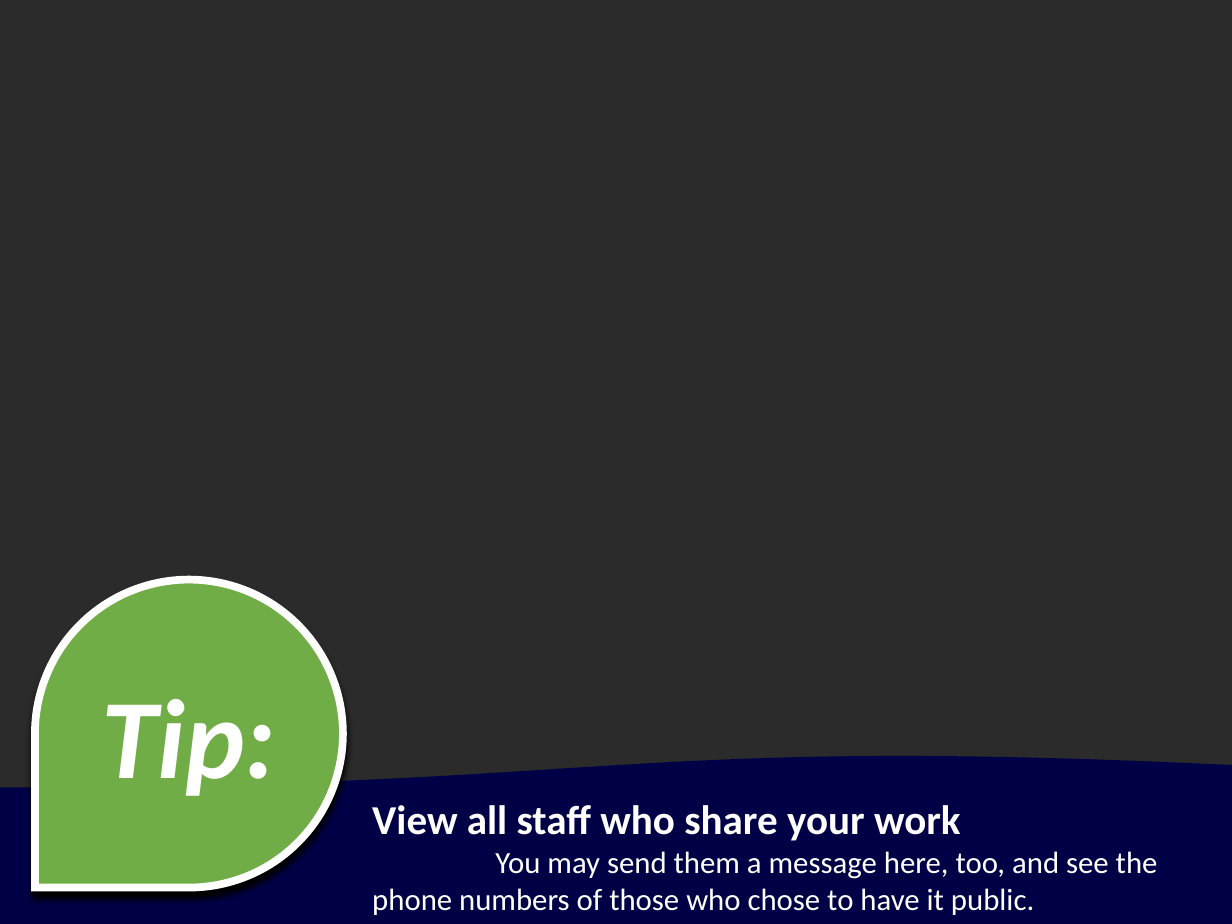
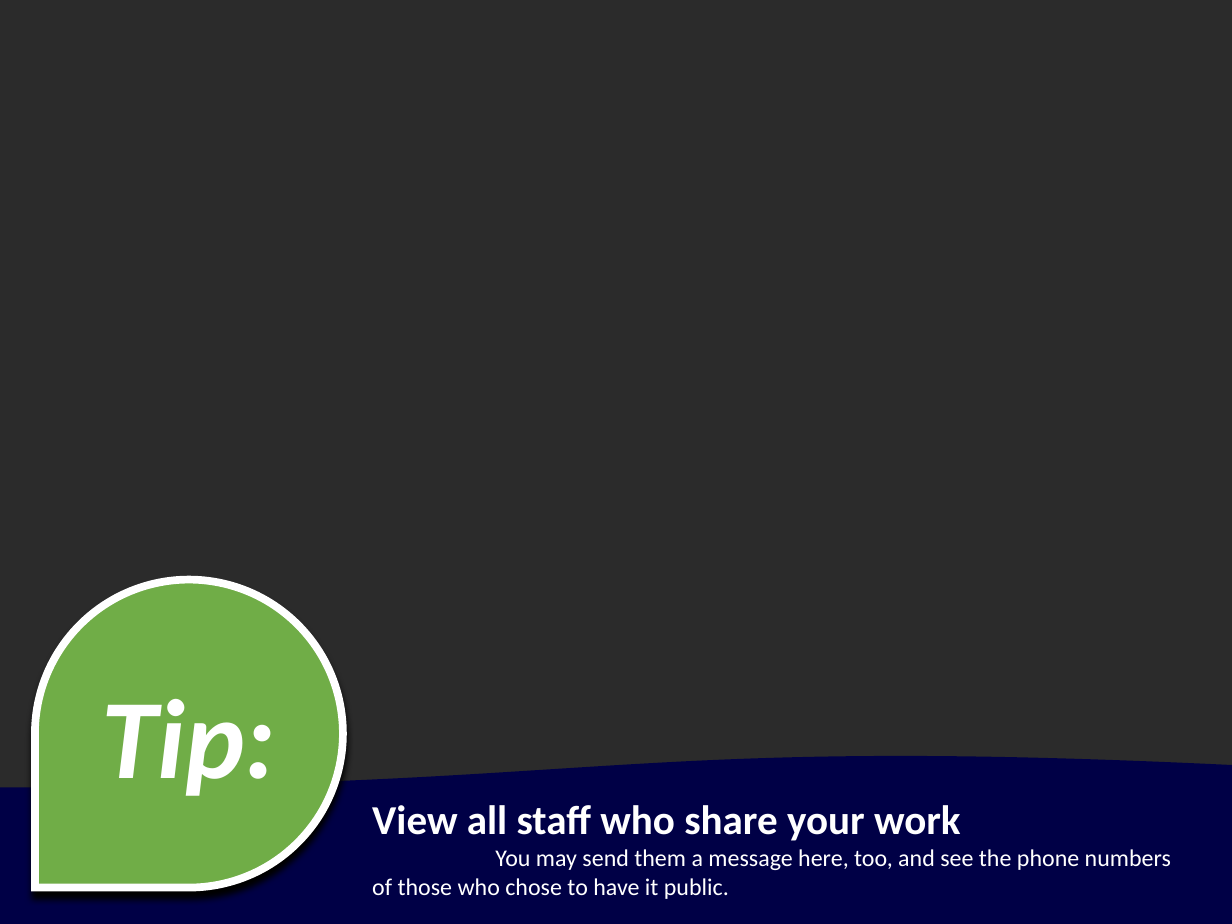
Before and after one commit to jstngoulet/ActiveNet_Trainer, a slide deck: slide 17 of When 2 Work/Introduction to W2W.pptx. Drawn at 1232x924 pixels with LibreOffice and Linux fonts; fonts in the diff are those of the drawing; background and template pictures are left out; a plain dark background stands for a picture behind light text. Boxes give left, top, right and bottom in pixels: in the first picture for what was removed or moved away, otherwise in the second. Text is boxed around its words. In the diff, an @@ line names an element or a change of style, - is before the commit and + after.

Commit message:
finished the W2W scheduling powerpoint. Still needs to be exported to PDF on Windows machine

```diff
--- a/When 2 Work/Introduction to W2W.pptx
+++ b/When 2 Work/Introduction to W2W.pptx
@@ text at (372, 849, 1171, 899): size 18 to 14 pt in "You may send them a message here, ..." @@
```
